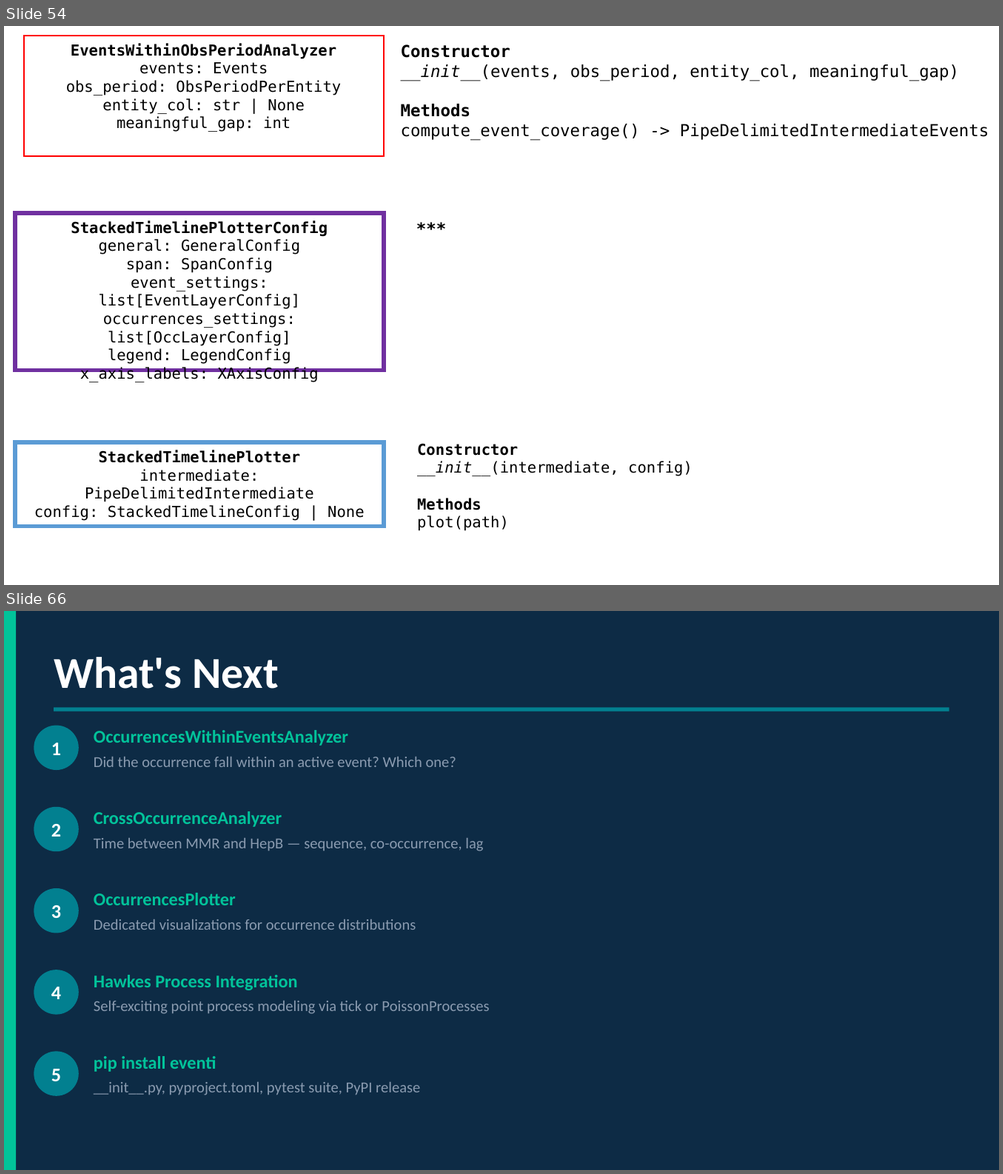
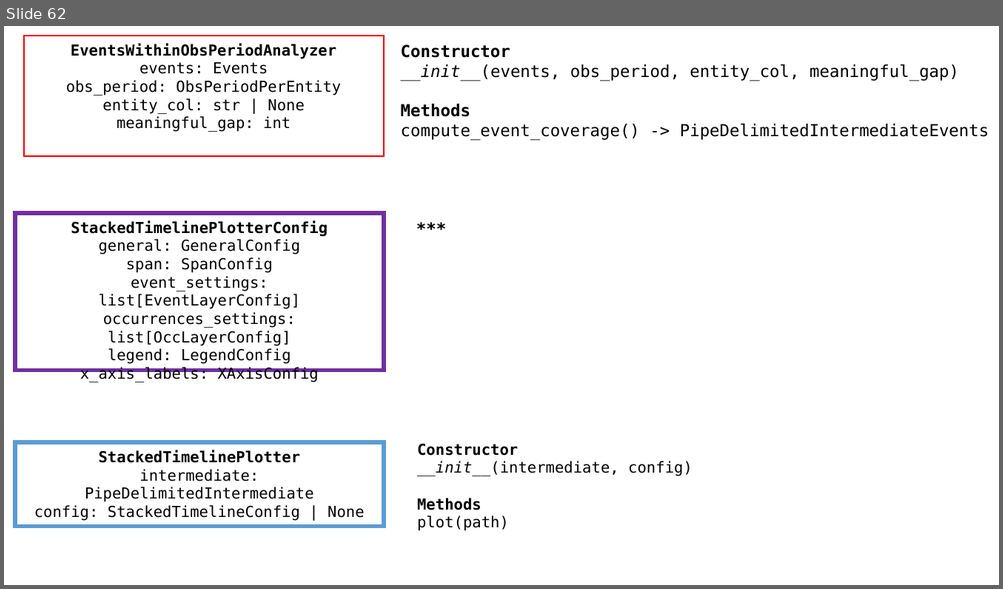
Before and after one commit to djarenas/eventus, a slide deck: docs/eventus_architecture.pptx. Shown one above the other, each under a label of ours: slides 54 and 66 before the commit, slide 62 after it; the slides between them are not shown. The pictures are 1003x1174 and 1003x589 pixels, drawn with LibreOffice and Linux fonts; fonts in the diff are those of the drawing. Boxes give left, top, right and bottom in pixels: in the first picture for what was removed or moved away, otherwise in the second. Text is boxed around its words. In the diff, an @@ line names an element or a change of style, - is before the commit and + after.

```diff
--- a/docs/eventus_architecture.pptx
+++ b/docs/eventus_architecture.pptx
@@ slide 66 removed at <box>4,611,999,1170</box>, background #0D2B45 @@
@@ rectangle removed at <box>4,611,16,1170</box> @@
@@ text removed at <box>54,657,279,689</box> @@
-What's Next
@@ rectangle removed at <box>54,707,949,712</box> @@
@@ ellipse removed at <box>34,726,79,770</box> @@
@@ text removed at <box>51,743,61,755</box> @@
-1
@@ text removed at <box>94,730,348,746</box> @@
-OccurrencesWithinEventsAnalyzer
@@ text removed at <box>94,757,456,767</box> @@
-Did the occurrence fall within an active event? Which one?
@@ ellipse removed at <box>34,807,79,851</box> @@
@@ text removed at <box>51,824,61,837</box> @@
-2
@@ text removed at <box>94,812,282,827</box> @@
-CrossOccurrenceAnalyzer
@@ text removed at <box>94,838,483,851</box> @@
-Time between MMR and HepB — sequence, co-occurrence, lag
@@ ellipse removed at <box>34,889,79,933</box> @@
@@ text removed at <box>94,893,236,906</box> @@
-OccurrencesPlotter
@@ text removed at <box>51,906,61,918</box> @@
-3
@@ text removed at <box>94,920,416,930</box> @@
-Dedicated visualizations for occurrence distributions
@@ ellipse removed at <box>34,970,79,1015</box> @@
@@ text removed at <box>51,987,61,999</box> @@
-4
@@ text removed at <box>94,975,298,991</box> @@
-Hawkes Process Integration
@@ text removed at <box>94,1001,489,1014</box> @@
-Self-exciting point process modeling via tick or PoissonProcesses
@@ ellipse removed at <box>34,1051,79,1096</box> @@
@@ text removed at <box>51,1069,61,1082</box> @@
-5
@@ text removed at <box>94,1056,216,1072</box> @@
-pip install eventi
@@ text removed at <box>94,1082,420,1096</box> @@
-__init__.py, pyproject.toml, pytest suite, PyPI release
@@ what was slide 54 is now slide 62 @@
```
Also in this commit, not shown: 1 slide changed, 8 slides added, 8 other slides removed, 11 other files.
